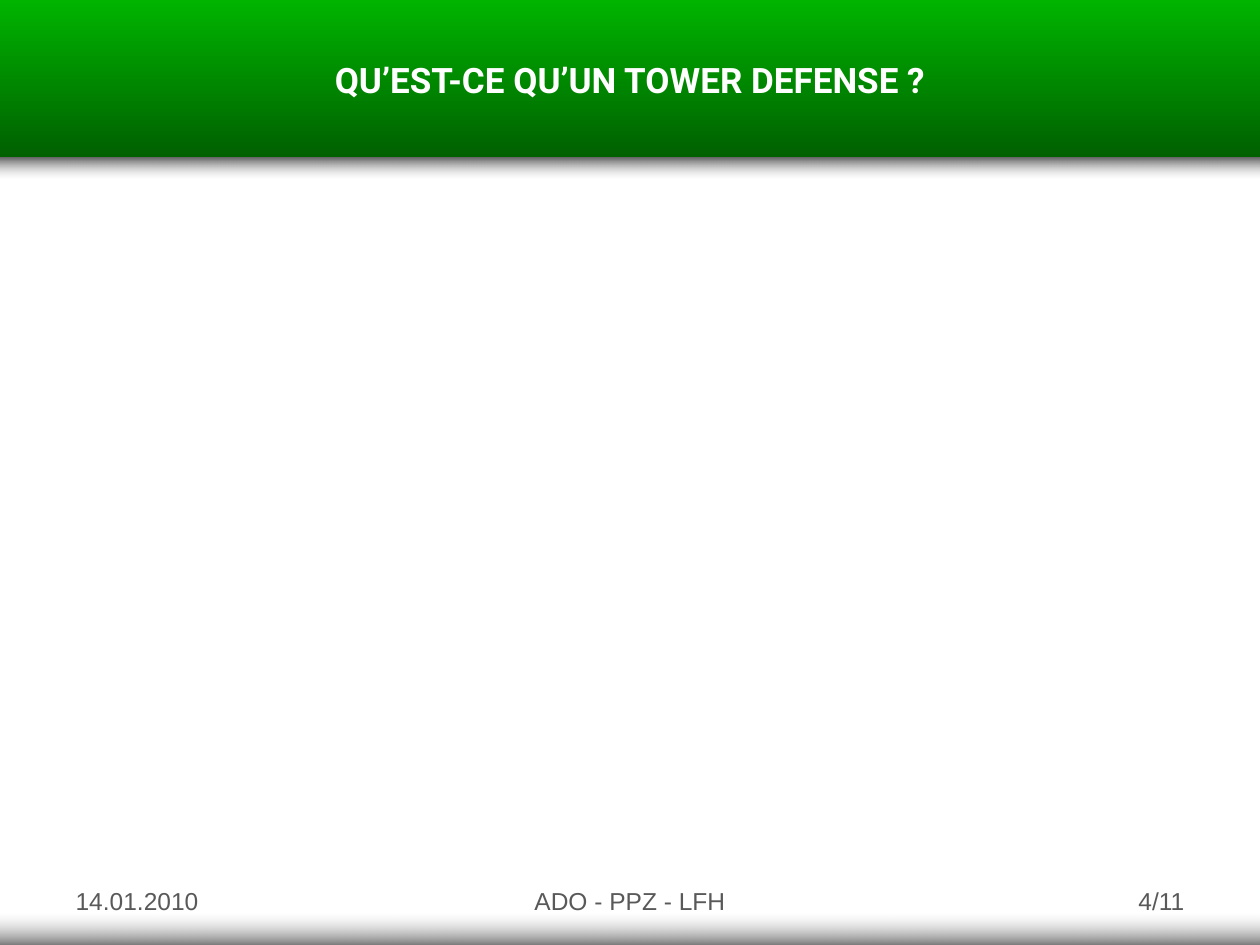
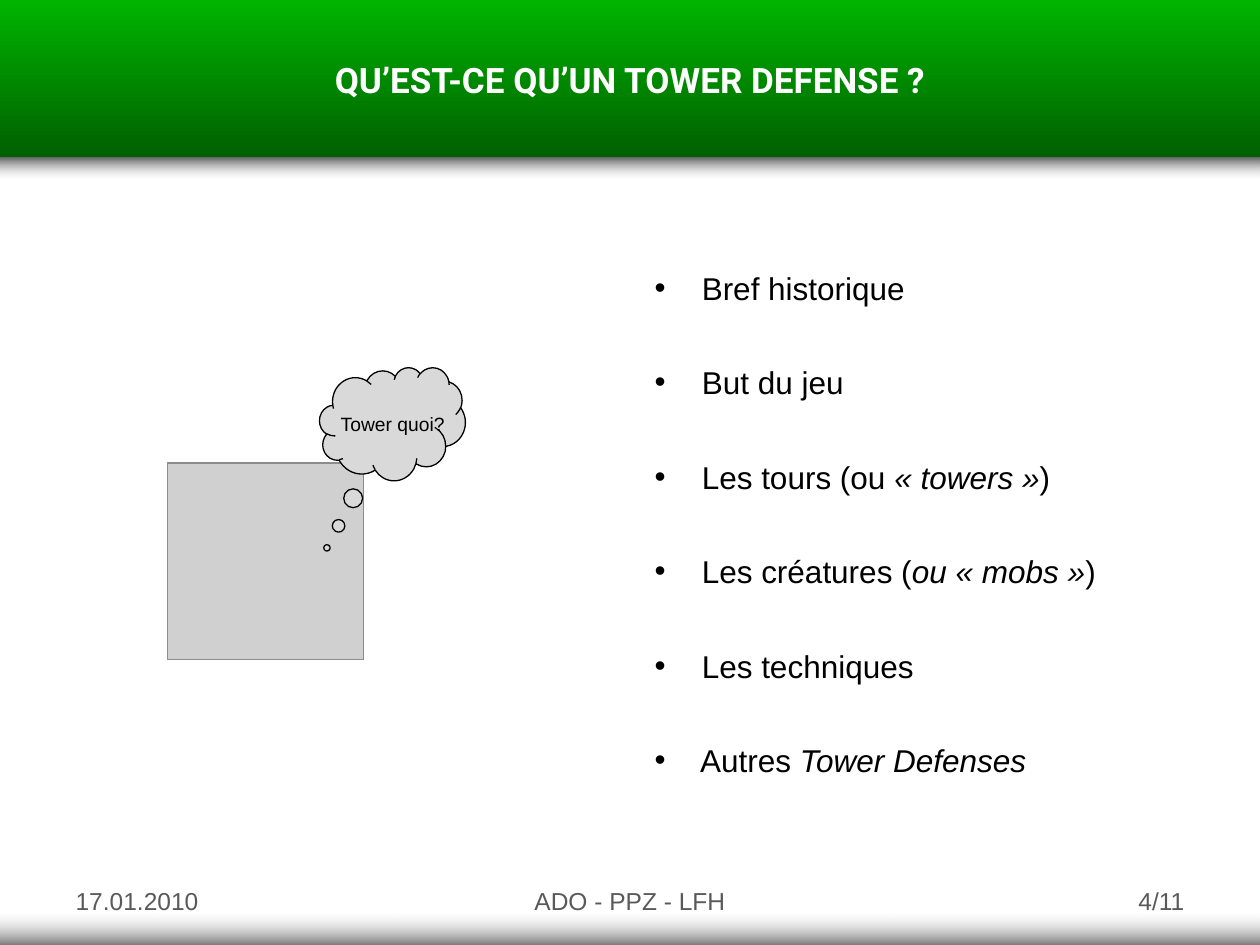
Before and after one commit to Adolio/asd-tower-defense, a slide deck: slide 4 of documents/presentation.pptx. Drawn at 1260x945 pixels with LibreOffice and Linux fonts; fonts in the diff are those of the drawing; grey boxes stand for pictures. Boxes give left, top, right and bottom in pixels: in the first picture for what was removed or moved away, otherwise in the second. Text is boxed around its words. In the diff, an @@ line names an element or a change of style, - is before the commit and + after.

```diff
--- a/documents/presentation.pptx
+++ b/documents/presentation.pptx
@@ text added at (x1=700, y1=277, x2=1059, y2=773), 18 pt, text #000000 @@
+• Bref historique
+• But du jeu
+• Les tours (ou « towers »)
+• Les créatures (ou « mobs »)
+• Les techniques
+• Autres Tower Defenses
@@ thought cloud added at (x1=320, y1=368, x2=466, y2=481), fill #D9D9D9, outline #000000 0.75 pt @@
@@ text added at (x1=341, y1=417, x2=444, y2=435), 11 pt, text #000000 @@
+Tower quoi?
@@ picture added at (x1=168, y1=462, x2=364, y2=659) @@
@@ text at (x1=76, y1=893, x2=199, y2=910): text changed @@
-14.01.2010
+17.01.2010
```
Also in this commit, not shown: 10 other slides changed.
